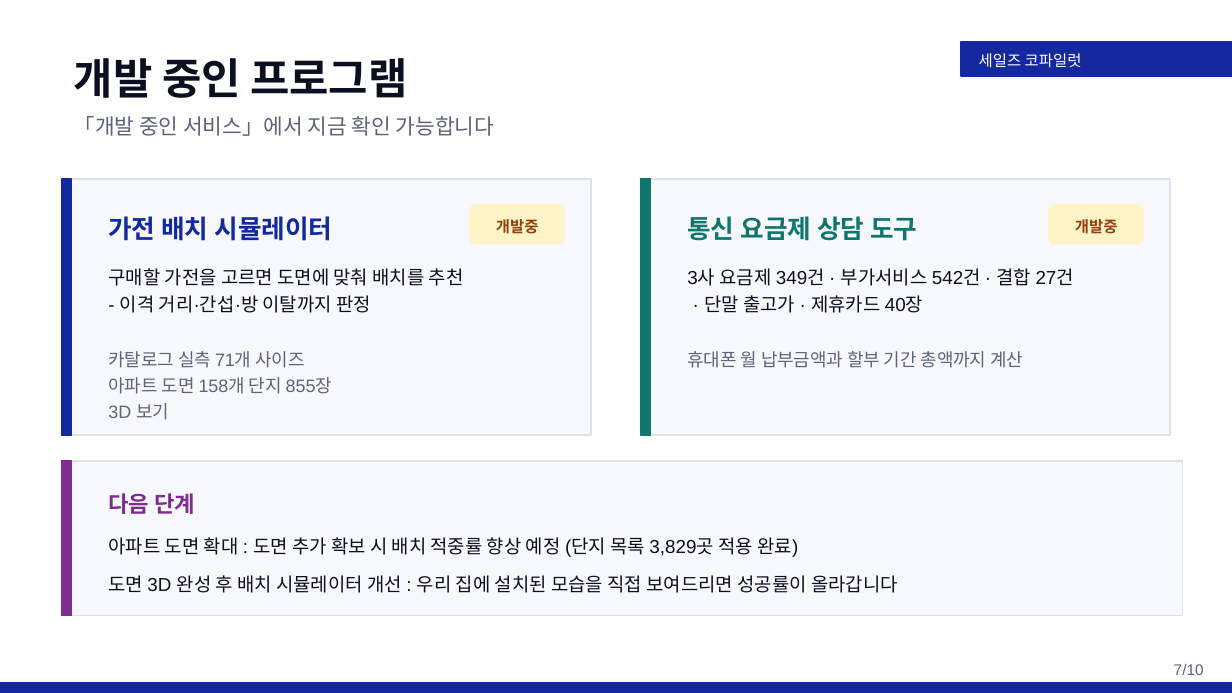
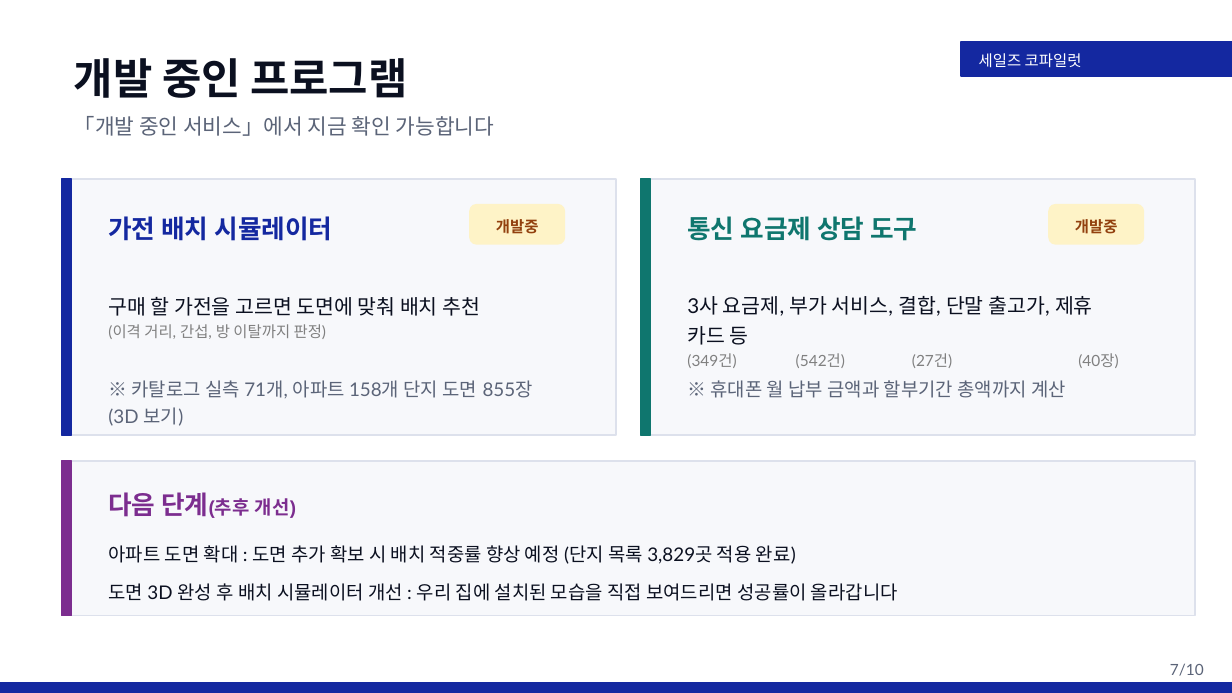
Before and after one commit to rhrjsgks-jarvis/gyeongwon-ax-hub, a slide deck: slide 7 of 발표자료/세일즈코파일럿_5분발표_웹툰없음(삼성폰트적용).pptx. Drawn at 1232x693 pixels with LibreOffice and Linux fonts; fonts in the diff are those of the drawing. Boxes give left, top, right and bottom in pixels: in the first picture for what was removed or moved away, otherwise in the second. Text is boxed around its words. In the diff, an @@ line names an element or a change of style, - is before the commit and + after.

```diff
--- a/발표자료/세일즈코파일럿_5분발표_웹툰없음(삼성폰트적용).pptx
+++ b/발표자료/세일즈코파일럿_5분발표_웹툰없음(삼성폰트적용).pptx
@@ rectangle: place and size @@
-rectangle at [62, 179, 591, 435]
+rectangle at [62, 179, 616, 435]
@@ rectangle: place and size @@
-rectangle at [641, 179, 1170, 435]
+rectangle at [641, 179, 1195, 435]
@@ text at [108, 297, 480, 339]: text changed; size 11 to 12 pt; font Arial to Lato @@
-구매할 가전을 고르면 도면에 맞춰 배치를 추천
-- 이격 거리·간섭·방 이탈까지 판정
+구매 할 가전을 고르면 도면에 맞춰 배치 추천
+(이격 거리, 간섭, 방 이탈까지 판정)
@@ text at [687, 296, 1118, 368]: text changed; size 11 to 12 pt; font Arial to Lato @@
-3사 요금제 349건 · 부가서비스 542건 · 결합 27건
-· 단말 출고가 · 제휴카드 40장
+3사 요금제, 부가 서비스, 결합, 단말 출고가, 제휴 카드 등
+(349건) (542건) (27건) (40장)
@@ text at [108, 380, 533, 426]: text changed; size 10.5 to 11 pt; font Arial to Lato @@
-카탈로그 실측 71개 사이즈
-아파트 도면 158개 단지 855장
-3D 보기
+※ 카탈로그 실측 71개, 아파트 158개 단지 도면 855장 (3D 보기)
@@ text at [710, 380, 1066, 398]: text changed; size 10.5 to 11 pt; font Arial to Lato @@
-휴대폰 월 납부금액과 할부 기간 총액까지 계산
+※ 휴대폰 월 납부 금액과 할부기간 총액까지 계산
@@ rectangle: place and size @@
-rectangle at [62, 461, 1183, 616]
+rectangle at [62, 461, 1195, 616]
@@ text at [108, 492, 296, 518]: text changed; size 13 to 11 pt @@
-다음 단계
+다음 단계(추후 개선)
@@ text "아파트 도면 확대 : 도면 ...": place and size @@
-text "아파트 도면 확대 : 도면 ..." at [108, 537, 798, 557]
+text "아파트 도면 확대 : 도면 ..." at [108, 545, 796, 564]
@@ font Arial to Lato in 3 elements at [1170, 663, 1204, 676], [108, 545, 796, 564], [108, 583, 898, 601] @@
@@ text "도면 3D 완성 후 배치 ...": place and size @@
-text "도면 3D 완성 후 배치 ..." at [108, 575, 898, 593]
+text "도면 3D 완성 후 배치 ..." at [108, 583, 898, 601]
```
Also in this commit, not shown: 9 other slides changed, 5 other files.
